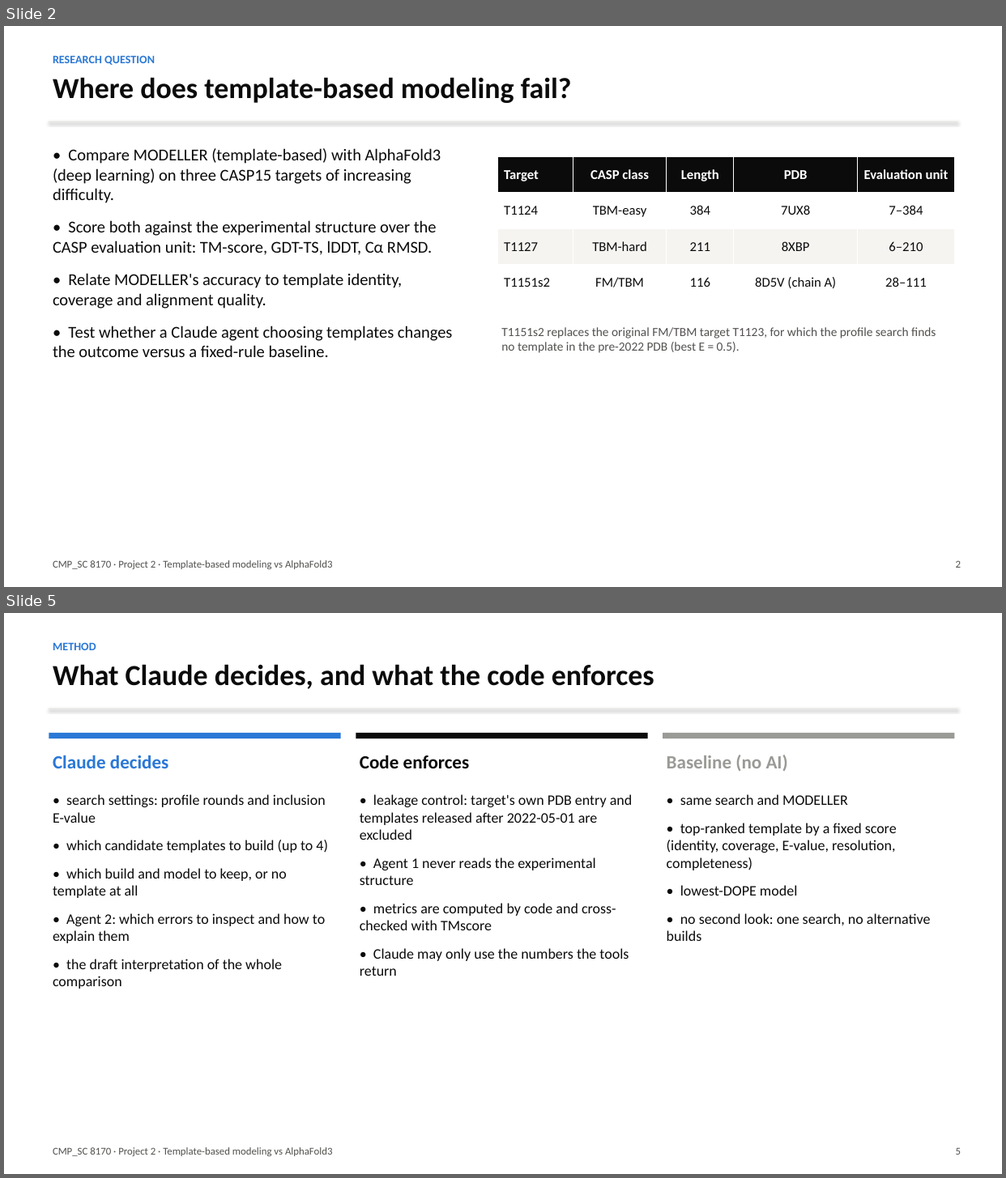
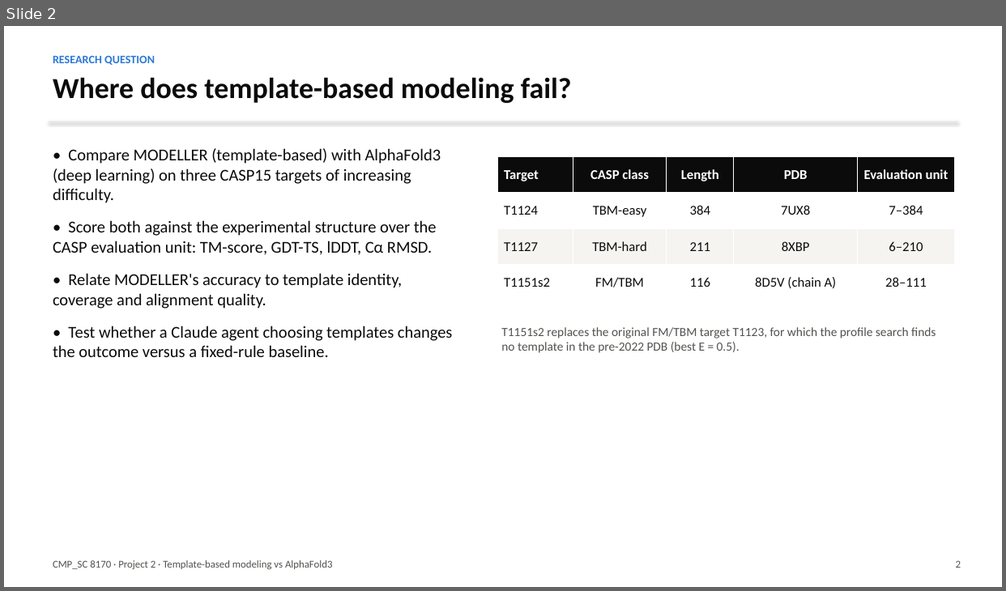
Before and after one commit to weisi2580/8170-project2, a slide deck: results/slides.pptx. Shown one above the other, each under a label of ours: slides 2 and 5 before the commit, slide 2 after it; the slides between them are not shown. The pictures are 1006x1178 and 1006x591 pixels, drawn with LibreOffice and Linux fonts; fonts in the diff are those of the drawing. Boxes give left, top, right and bottom in pixels: in the first picture for what was removed or moved away, otherwise in the second. Text is boxed around its words. In the diff, an @@ line names an element or a change of style, - is before the commit and + after.

```diff
--- a/results/slides.pptx
+++ b/results/slides.pptx
@@ slide 5 removed at <box>4,613,1002,1174</box>, background #FFFFFF @@
@@ text removed at <box>53,642,96,650</box> @@
-METHOD
@@ text removed at <box>53,664,654,689</box> @@
-What Claude decides, and what the code enforces
@@ line removed from (49, 709) to (957, 709) @@
@@ rectangle removed at <box>49,733,341,739</box> @@
@@ rectangle removed at <box>356,733,648,739</box> @@
@@ rectangle removed at <box>663,733,955,739</box> @@
@@ text removed at <box>53,755,168,769</box> @@
-Claude decides
@@ text removed at <box>360,755,470,769</box> @@
-Code enforces
@@ text removed at <box>667,755,788,771</box> @@
-Baseline (no AI)
@@ text removed at <box>53,794,328,989</box> @@
-• search settings: profile rounds and inclusion E-value
-• which candidate templates to build (up to 4)
-• which build and model to keep, or no template at all
-• Agent 2: which errors to inspect and how to explain them
-• the draft interpretation of the whole comparison
@@ text removed at <box>360,794,633,976</box> @@
-• leakage control: target's own PDB entry and templates released after 2022-05-01 are excluded
-• Agent 1 never reads the experimental structure
-• metrics are computed by code and cross-checked with TMscore
-• Claude may only use the numbers the tools return
@@ text removed at <box>667,794,931,941</box> @@
-• same search and MODELLER
-• top-ranked template by a fixed score (identity, coverage, E-value, resolution, completeness)
-• lowest-DOPE model
-• no second look: one search, no alternative builds
@@ text removed at <box>53,1148,333,1157</box> @@
-CMP_SC 8170 · Project 2 · Template-based modeling vs AlphaFold3
@@ text removed at <box>956,1148,961,1155</box> @@
-5
```
Also in this commit, not shown: 5 slides changed, 2 slides added, 8 other slides removed, 1 other file.
